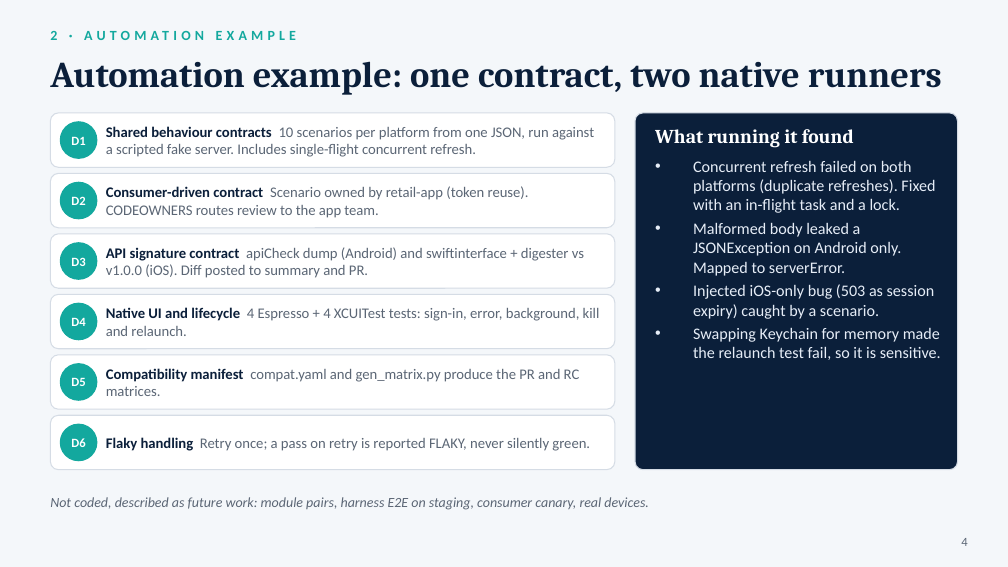
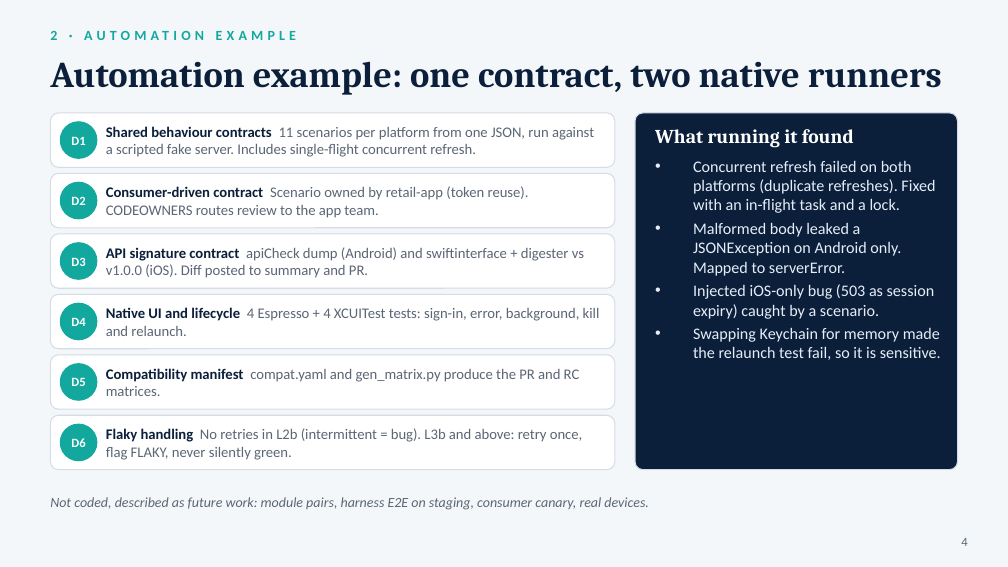
Before and after one commit to ricardorlg/sdk-qa-assignment, a slide deck: slide 4 of deliverables/SDK_QA_Strategy.pptx. Drawn at 1008x567 pixels with LibreOffice and Linux fonts; fonts in the diff are those of the drawing. Boxes give left, top, right and bottom in pixels: in the first picture for what was removed or moved away, otherwise in the second. Text is boxed around its words. In the diff, an @@ line names an element or a change of style, - is before the commit and + after.

```diff
--- a/deliverables/SDK_QA_Strategy.pptx
+++ b/deliverables/SDK_QA_Strategy.pptx
@@ text at [106, 126, 594, 157]: text changed @@
-Shared behaviour contracts 10 scenarios per platform from one JSON, run against a scripted fake server. Includes single-flight concurrent refresh.
+Shared behaviour contracts 11 scenarios per platform from one JSON, run against a scripted fake server. Includes single-flight concurrent refresh.
@@ text at [106, 428, 582, 460]: text changed @@
-Flaky handling Retry once; a pass on retry is reported FLAKY, never silently green.
+Flaky handling No retries in L2b (intermittent = bug). L3b and above: retry once, flag FLAKY, never silently green.
```
Also in this commit, not shown: 1 other slide changed, 17 other files.
